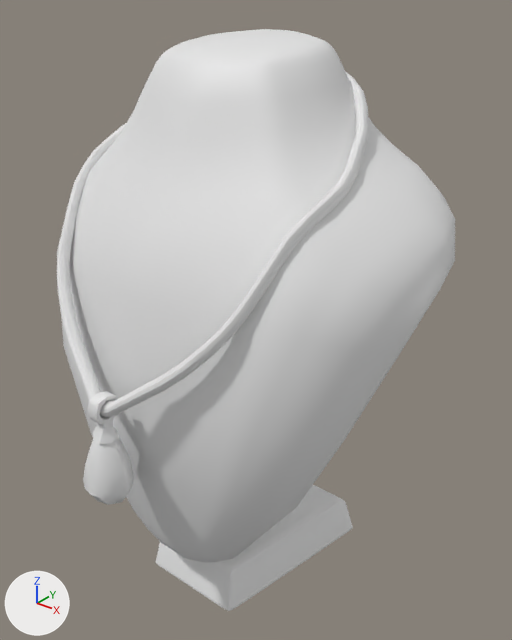
Two versions of the FBX model Assets/Art/Meshes/Jewelries/Necklace_Statue_1.fbx, one commit apart.
Before and after are seen from a camera (50 mm lens) standing at (0.472, -0.567, 0.685) and looking at (0.027, -0.011, 0.34). Lighting does not change. The marker at lower left points along +X, +Y and +Z. Where no turn or scale is listed for an object, it has been applied to the vertices.

Names of what the first picture shows: 'Gem_Cage_1', 'Necklace_Gem_1', 'Necklace_Statue_1', 'Necklace_String_1'.
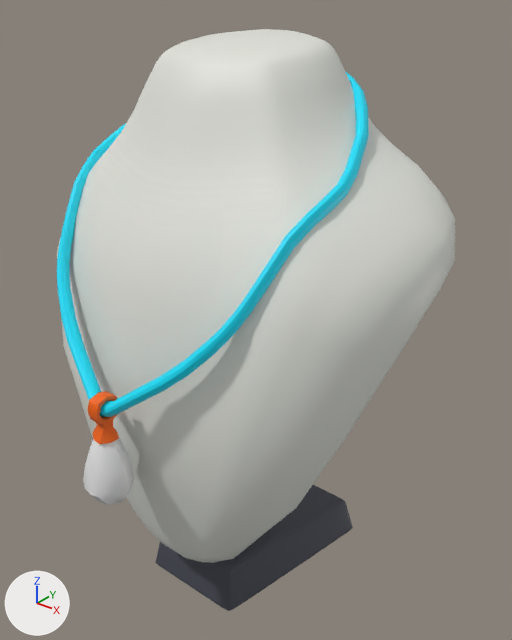
The change in detail:
Picture 'Color_Palette (diamondfarm).png' (img_color_palette__diamondfarm__png) is new.
Material 'Diamond_Farm_General' (mat_diamond_farm_general) is new.
Its texture is img_color_palette__diamondfarm__png.
me_torus has 456 vertices, 456 faces and spans x -0.157..0.157, y -0.218..0.108, z 0.305..0.608.
me_torus is used by ob_necklace_string_1; location (0.0, 0.0, 0.0).
me_torus part 1: texture (UV) coordinates of 456 of 456 faces, centred in x -0.155..0.155, y -0.217..0.104, z 0.307..0.606, changed; they spanned u 0.02..1.01, v 0.0..1.15 and now span u 0.25..0.29, v 0.6..0.64.
me_torus now uses material mat_diamond_farm_general (picture img_color_palette__diamondfarm__png).
me_mesh_002 has 1072 vertices, 1067 faces and spans x -0.229..0.229, y -0.181..0.143, z -0.001..0.636.
me_mesh_002 is used by ob_necklace_statue_1; location (0.0, 0.0, 0.0).
me_mesh_002 part 2: texture (UV) coordinates of 1067 of 1067 faces, centred in x -0.226..0.226, y -0.179..0.142, z -0.001..0.636, changed; they spanned u 0.0..0.93, v 0.0..0.4 and now span u 0.04..0.07, v 0.17..0.73.
me_mesh_002 now uses material mat_diamond_farm_general (picture img_color_palette__diamondfarm__png).
me_cube_004 has 134 vertices, 132 faces and spans x -0.0129..0.0129, y -0.2243..-0.196, z 0.2819..0.3285.
me_cube_004 now uses material mat_diamond_farm_general (picture img_color_palette__diamondfarm__png).

Changed parts and their boxes (x1, y1, x2, y2) in the pictures (512 x 640 px):
'Necklace_Statue_1', recoloured, surface changed (grey to black): (57, 69, 372, 611) in both
'Necklace_String_1', recoloured, surface changed (white to cyan): (57, 71, 369, 417) in both
'Gem_Cage_1', recoloured (white to orange): (88, 391, 119, 444) in both
part 2 of me_mesh_002, surface changed (grey to black): (57, 29, 455, 611) in both
